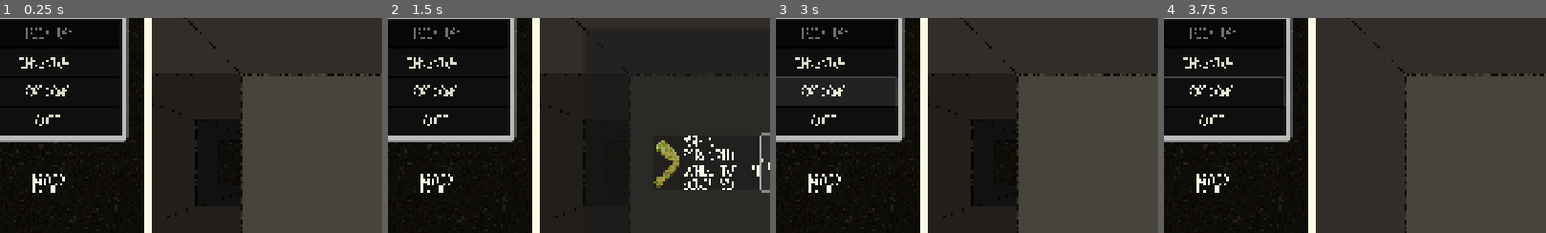
Above: before the commit, frames 1-4 (left to right).
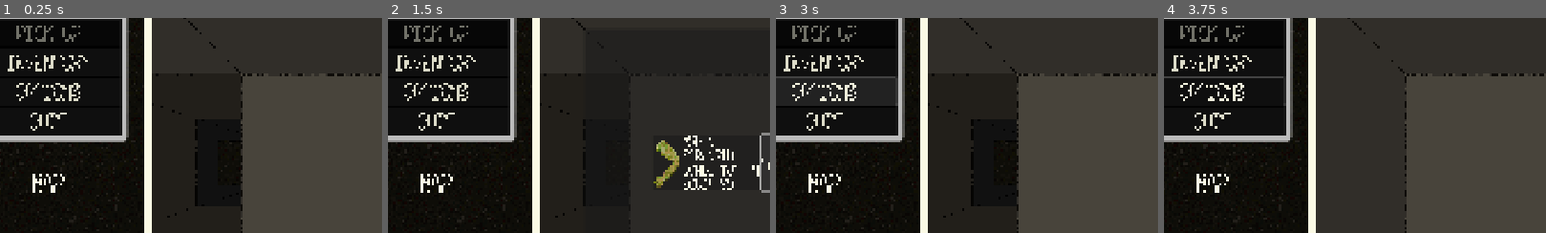
Above: after the commit, the same moments.

Repository: sym-z/arm-to-the-teeth
Game: Godot game, scene res://scenes/testing_level/testing_level.tscn
The game is run twice, just before and just after one commit, with the same random seed, the same clock (stepped at 60 frames per second) and the same inputs. The project has no main scene, so this scene is started directly.
Inputs (mouse positions are % of the whole screen's width and height, from its top left):
- Up to frame 1 (0.25 s): no input
- Up to frame 2 (1.5 s): click "INVENTORY" at 0.5 s; click "EAT" at 1.25 s
- Up to frame 3 (3 s): click "BACK" at 2 s; click "OPTIONS" at 2.75 s
- Up to frame 4 (3.75 s): move the mouse to (72, 45) at 3.52 s; hold D (turn_right) from 3.53 s (still down); click (72, 45) at 3.67 s
The pictures show only the part of the screen within x 7-57%, y 16-66%; the shares and areas given below are measured in that part.

The runs differ from the first frame. In frame 1, 1.7% of the frame differs, in the area x 2-23%, y 3-53%; in frame 2, 1.7%; in frame 3, 1.7%; in frame 4, 1.7%.

Commit message:
Bigger context menu button text

Diff:
--- a/src/themes/context_menu/margin_container/button/context_menu_button_theme.tres
+++ b/src/themes/context_menu/margin_container/button/context_menu_button_theme.tres
@@ -3,5 +3,5 @@
 [ext_resource type="FontFile" uid="uid://btusrtqjgu407" path="res://assets/visual/ui/ui_font_1.png" id="1_cxtx4"]
 
 [resource]
-Button/font_sizes/font_size = 32
+Button/font_sizes/font_size = 47
 Button/fonts/font = ExtResource("1_cxtx4")
--- a/src/themes/context_menu/margin_container/button/context_menu_disablable_button_theme.tres
+++ b/src/themes/context_menu/margin_container/button/context_menu_disablable_button_theme.tres
@@ -3,5 +3,5 @@
 [ext_resource type="FontFile" uid="uid://btusrtqjgu407" path="res://assets/visual/ui/ui_font_1.png" id="1_sounf"]
 
 [resource]
-Button/font_sizes/font_size = 32
+Button/font_sizes/font_size = 47
 Button/fonts/font = ExtResource("1_sounf")
Not shown, changed: docs/TODO.md
